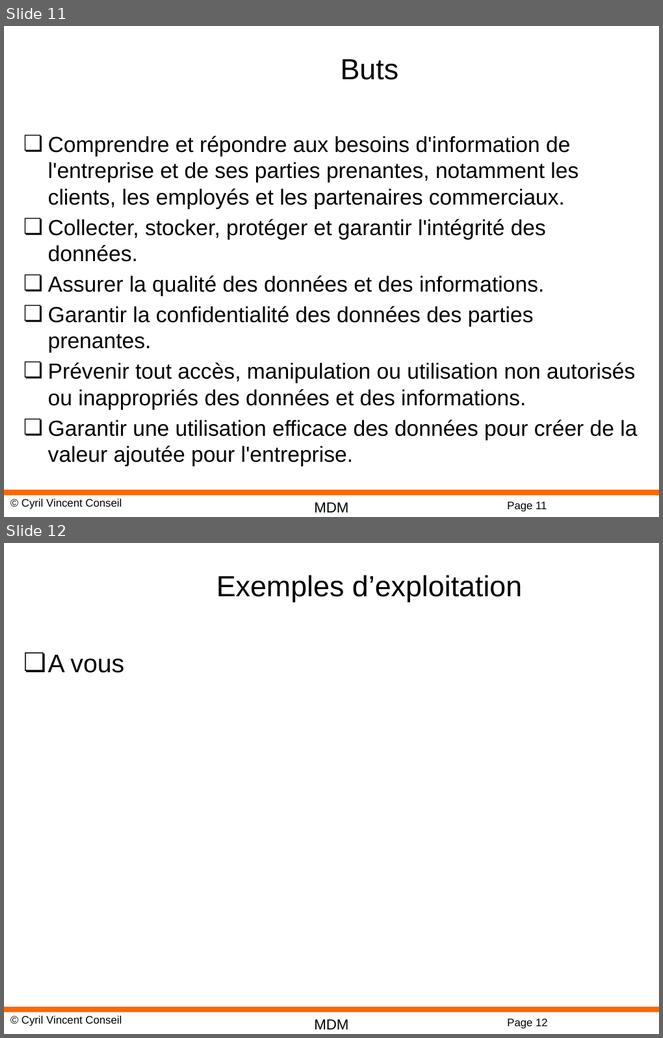
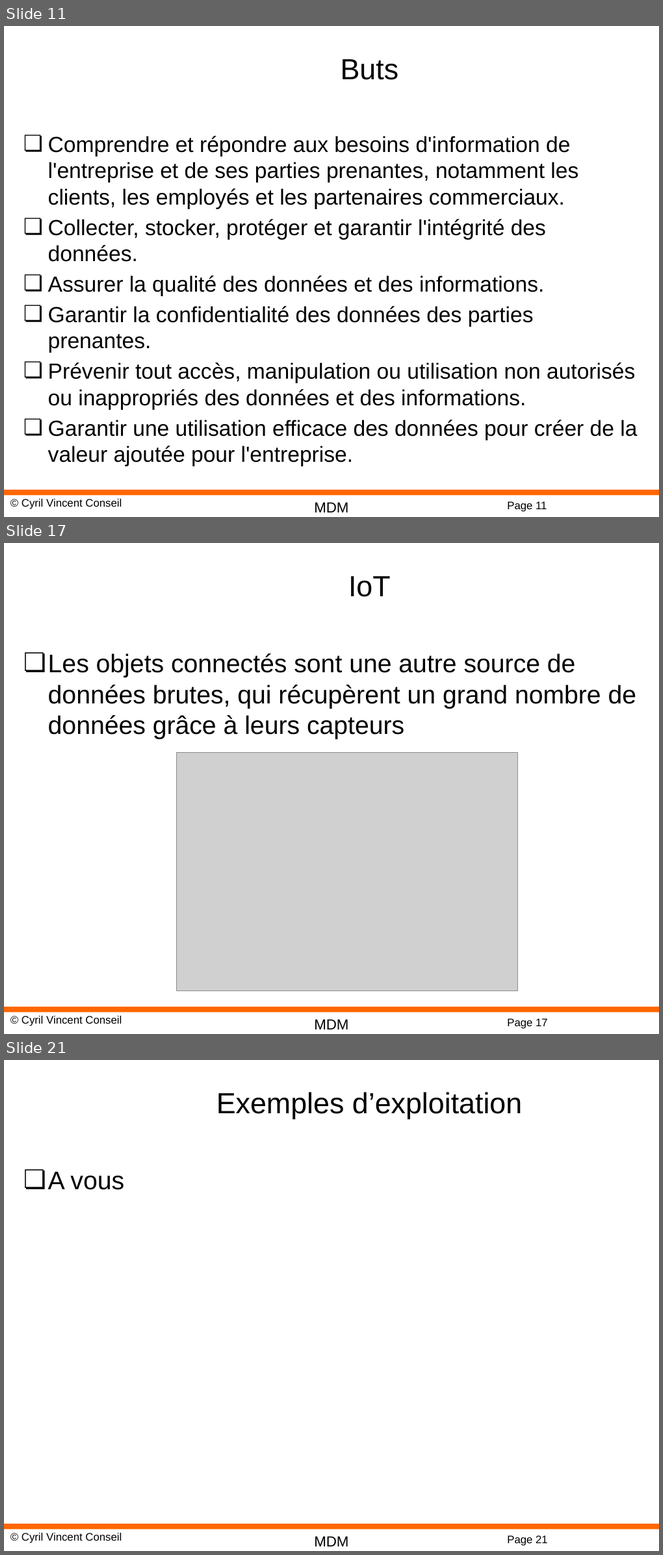
Before and after one commit to cyrilvincent/mdm, a slide deck: DM01-Intro.pptx. Shown one above the other, each under a label of ours: slides 11 and 12 before the commit, slides 11, 17 and 21 after it; the slides between them are not shown. The pictures are 663x1038 and 663x1555 pixels, drawn with LibreOffice and Linux fonts; fonts in the diff are those of the drawing; grey boxes stand for pictures; background and template pictures are left out. Boxes give left, top, right and bottom in pixels: in the first picture for what was removed or moved away, otherwise in the second. Text is boxed around its words. In the diff, an @@ line names an element or a change of style, - is before the commit and + after.

```diff
--- a/DM01-Intro.pptx
+++ b/DM01-Intro.pptx
@@ slide 17 added at (4,543,659,1034), background #FFFFFF; not listed: 4 template elements that a slide beside it also shows @@
@@ title added at (348,576,391,597), 32 pt, text #000000 @@
+IoT
@@ text added at (48,653,637,739), 28 pt, text #000000 @@
+❏ Les objets connectés sont une autre source de données brutes, qui récupèrent un grand nombre de données grâce à leurs capteurs
@@ picture added at (177,753,518,991) @@
@@ what was slide 12 is now slide 21 @@
@@ page number at (507,1536,548,1546): text changed @@
-Page 12
+Page 21
```
Also in this commit, not shown: 1 slide changed, 8 other slides added, 32 other files.
